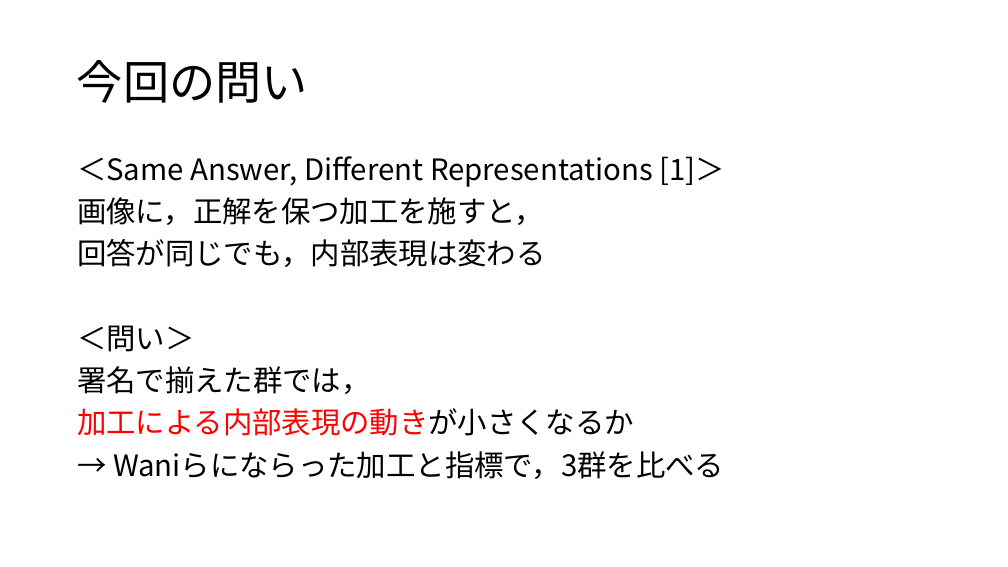
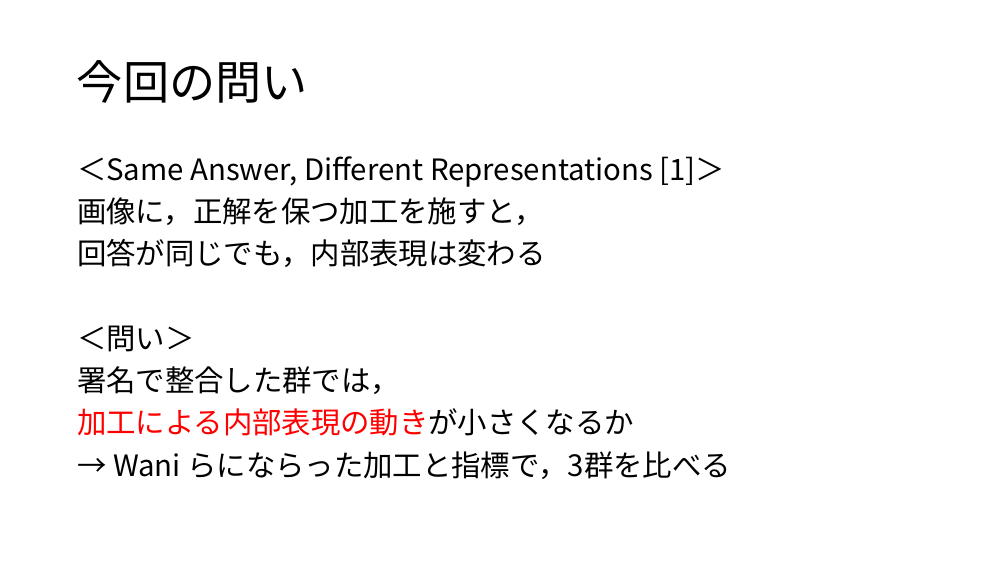
Before and after one commit to tomoking2004/cotar, a slide deck: slide 4 of presentations/20261030_進捗報告.pptx. Drawn at 1008x567 pixels with LibreOffice and Linux fonts; fonts in the diff are those of the drawing. Boxes give left, top, right and bottom in pixels: in the first picture for what was removed or moved away, otherwise in the second. Text is boxed around its words. In the diff, an @@ line names an element or a change of style, - is before the commit and + after.

```diff
--- a/presentations/20261030_進捗報告.pptx
+++ b/presentations/20261030_進捗報告.pptx
@@ text at (x1=77, y1=366, x2=400, y2=394): text changed @@
-署名で揃えた群では，
+署名で整合した群では，
@@ text at (x1=113, y1=451, x2=731, y2=479): spaces changed @@
-→ Waniらにならった加工と指標で，3群を比べる
+→ Wani らにならった加工と指標で，3群を比べる
```
Also in this commit, not shown: 14 other slides changed, 1 other file.
